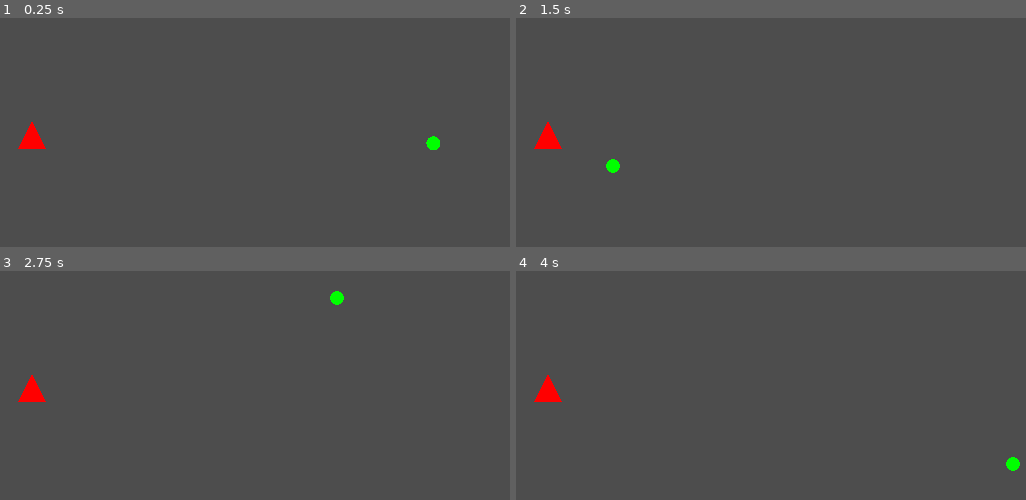
Above: before the commit, frames 1-4 (two rows, left to right).
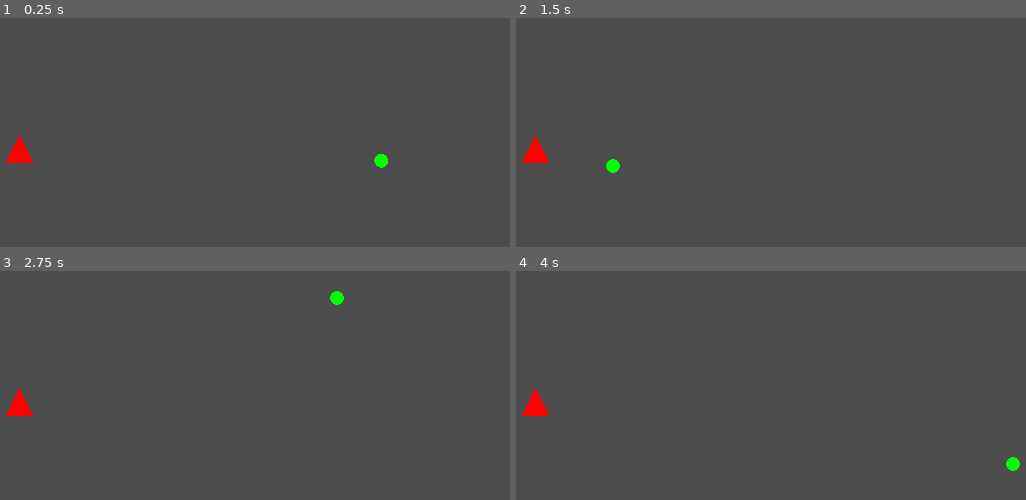
Above: after the commit, the same moments.

Repository: SomeLazyGuy/steering-behaviors-godot-4
Game: Godot game, scene res://scenes/main.tscn
Same seed, same stepped clock (60 frames per second), same inputs: the game is played once before the commit and once after it.
Inputs (mouse positions are in pixels of both pictures, inside the frame that each line leads up to):
- Up to frame 1 (0.25 s): no input
- Up to frame 2 (1.5 s): tap Enter at 0.5 s; move the mouse to (949, 121) at 0.52 s; click (949, 121) at 0.67 s; tap Space at 1.25 s; move the mouse to (612, 166) at 1.27 s; click (612, 166) at 1.42 s
- Up to frame 3 (2.75 s): tap Enter at 2 s; move the mouse to (336, 298) at 2.02 s; click (336, 298) at 2.17 s
- Up to frame 4 (4 s): tap Space at 2.75 s; move the mouse to (735, 486) at 2.77 s; click (735, 486) at 2.92 s; tap Enter at 3.5 s; move the mouse to (1010, 463) at 3.52 s; click (1010, 463) at 3.67 s

The runs differ from the first frame. In frame 1, 0.9% of the frame differs, in the area x 1-87%, y 45-66%; in frame 2, 0.6%; in frame 3, 0.6%; in frame 4, 0.6%.

Commit message:
add wall avoidance

Diff:
--- a/project.godot
+++ b/project.godot
@@ -24,6 +24,11 @@
 
 project/assembly_name="steering-behaviors"
 
+[layer_names]
+
+2d_physics/layer_2="obstacles"
+2d_physics/layer_3="walls"
+
 [rendering]
 
 renderer/rendering_method="gl_compatibility"
--- a/scenes/main.tscn
+++ b/scenes/main.tscn
@@ -6,7 +6,7 @@
 [node name="Node2D" type="Node2D"]
 
 [node name="Vehicle" type="Node2D" parent="."]
-position = Vector2(252, 318)
+position = Vector2(234, 338)
 script = ExtResource("1_j5p57")
 width = 20.0
 height = 40.0
@@ -20,7 +20,7 @@
 _get_automatically = true
 
 [node name="Target" type="Node2D" parent="."]
-position = Vector2(830, 323)
+position = Vector2(755, 348)
 script = ExtResource("2_ssnrx")
 radius = 10.0
 color = Color(0, 1, 0, 1)
--- /dev/null
+++ b/scenes/wall_avoidance.tscn
@@ -0,0 +1,51 @@
+[gd_scene load_steps=7 format=3 uid="uid://b4yf0ffm17wro"]
+
+[ext_resource type="Script" path="res://scripts/vehicle/vehicle.gd" id="1_dkwdu"]
+[ext_resource type="PackedScene" uid="uid://cccumotmdraem" path="res://steering_behaviors/wall_avoidance.tscn" id="2_pqisl"]
+[ext_resource type="PackedScene" uid="uid://dovd6iny4bgat" path="res://steering_behaviors/arrive.tscn" id="3_o4avk"]
+[ext_resource type="Script" path="res://scripts/target/target.gd" id="4_dtybs"]
+[ext_resource type="Script" path="res://scripts/wall/wall.gd" id="5_5gyn1"]
+
+[sub_resource type="RectangleShape2D" id="RectangleShape2D_4c6hr"]
+size = Vector2(10, 250)
+
+[node name="WallAvoidanceDemo" type="Node2D"]
+
+[node name="Vehicle" type="Node2D" parent="."]
+position = Vector2(142, 138)
+script = ExtResource("1_dkwdu")
+width = 20.0
+height = 40.0
+color = Color(1, 0, 0, 1)
+show_velocity = true
+show_desired_velocity = true
+mass = 1.0
+max_speed = 150.0
+max_force = 5.0
+max_turn_rate = 5.0
+_get_automatically = true
+
+[node name="WallAvoidance" parent="Vehicle" instance=ExtResource("2_pqisl")]
+feeler_length = 100.0
+
+[node name="Arrive" parent="Vehicle" node_paths=PackedStringArray("target_node") instance=ExtResource("3_o4avk")]
+target_node = NodePath("../../Target")
+deceleration = 1
+
+[node name="Target" type="Node2D" parent="."]
+position = Vector2(755, 348)
+script = ExtResource("4_dtybs")
+radius = 10.0
+color = Color(0, 1, 0, 1)
+
+[node name="Wall" type="Node2D" parent="."]
+position = Vector2(564, 243)
+rotation = 2.04727
+script = ExtResource("5_5gyn1")
+
+[node name="StaticBody2D" type="StaticBody2D" parent="Wall"]
+collision_layer = 4
+collision_mask = 4
+
+[node name="CollisionShape2D" type="CollisionShape2D" parent="Wall/StaticBody2D"]
+shape = SubResource("RectangleShape2D_4c6hr")
--- /dev/null
+++ b/scripts/steering_behaviors/wall_avoidance.gd
@@ -0,0 +1,73 @@
+class_name WallAvoidance
+extends SteeringBehavior
+
+@export var feeler_length: float:
+	set(value):
+		feeler_length = value
+		_calculate_feelers()
+		queue_redraw()
+@export var show_feelers: bool
+
+@onready var _vehicle = get_parent()
+
+var _feeler_foreward: RayCast2D = RayCast2D.new()
+var _feeler_right: RayCast2D = RayCast2D.new()
+var _feeler_left: RayCast2D = RayCast2D.new()
+
+func _ready() -> void:
+	_calculate_feelers()
+
+	_feeler_foreward.collision_mask = 0b0100
+	add_child(_feeler_foreward)
+
+	_feeler_right.collision_mask = 0b0100
+	add_child(_feeler_right)
+
+	_feeler_left.collision_mask = 0b0100
+	add_child(_feeler_left)
+
+
+func _draw() -> void:
+	if show_feelers:
+		draw_line(Vector2.ZERO, _feeler_foreward.target_position, Color.FUCHSIA)
+		draw_line(Vector2.ZERO, _feeler_right.target_position, Color.FUCHSIA)
+		draw_line(Vector2.ZERO, _feeler_left.target_position, Color.FUCHSIA)
+
+
+func calculate() -> Vector2:
+	var _closest_feeler: RayCast2D = null
+	var _closest_distance: float = INF
+
+	if _feeler_foreward.is_colliding():
+		var _collision_point = _feeler_foreward.get_collision_point()
+		var _distance = (_collision_point - _vehicle.global_position).length()
+		if _distance < _closest_distance:
+			_closest_feeler = _feeler_foreward
+			_closest_distance = _distance
+
+	if _feeler_right.is_colliding():
+		var _collision_point = _feeler_right.get_collision_point()
+		var _distance = (_collision_point - _vehicle.global_position).length()
+		if _distance < _closest_distance:
+			_closest_feeler = _feeler_right
+			_closest_distance = _distance
+
+	if _feeler_left.is_colliding():
+		var _collision_point = _feeler_left.get_collision_point()
+		var _distance = (_collision_point - _vehicle.global_position).length()
+		if _distance < _closest_distance:
+			_closest_feeler = _feeler_left
+			_closest_distance = _distance
+
+	if _closest_distance < INF:
+		var _collision_depth = (_closest_feeler.target_position - _vehicle.to_local(_closest_feeler.get_collision_point())).length()
+		var _steering_force = _closest_feeler.get_collision_normal() * _collision_depth
+		return _steering_force
+
+	return Vector2.ZERO
+
+
+func _calculate_feelers() -> void:
+	_feeler_foreward.target_position = Vector2.UP * feeler_length
+	_feeler_right.target_position = Vector2.RIGHT.rotated(-120) * feeler_length / 2
+	_feeler_left.target_position = Vector2.LEFT.rotated(120) * feeler_length / 2
--- /dev/null
+++ b/scripts/wall/wall.gd
@@ -0,0 +1,12 @@
+class_name Wall
+extends Node2D
+
+var _rect: Rect2
+
+func _ready() -> void:
+	_rect = $StaticBody2D/CollisionShape2D.shape.get_rect()
+	queue_redraw()
+
+
+func _draw() -> void:
+	draw_rect(_rect, Color.BLACK)
--- /dev/null
+++ b/steering_behaviors/wall_avoidance.tscn
@@ -0,0 +1,6 @@
+[gd_scene load_steps=2 format=3 uid="uid://cccumotmdraem"]
+
+[ext_resource type="Script" path="res://scripts/steering_behaviors/wall_avoidance.gd" id="1_fma47"]
+
+[node name="WallAvoidance" type="Node2D"]
+script = ExtResource("1_fma47")
Not shown, added: scenes/mai55ED.tmp
Not shown, added: scenes/mai5634.tmp
Not shown, added: scenes/mai678A.tmp
